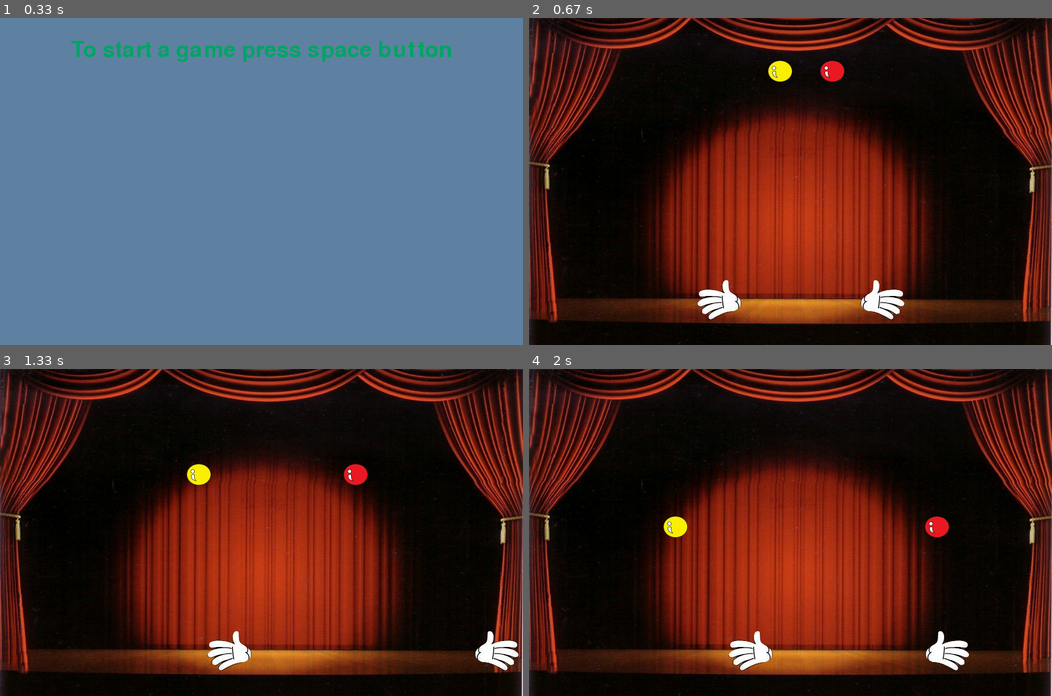
Above: before the commit, frames 1-4 (two rows, left to right).
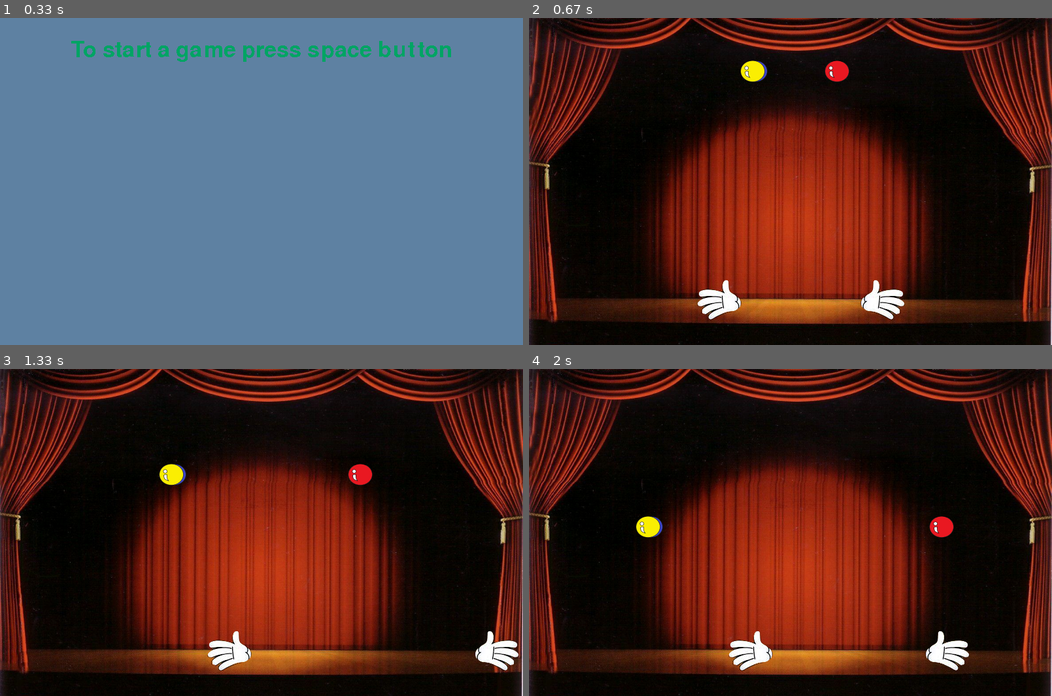
Above: after the commit, the same moments.

Repository: finziamit/PyGame
Game: pygame game, started from 2nd game/Juggle.py
Same seed, same stepped clock (60 frames per second), same inputs: the game is played once before the commit and once after it.
Inputs:
- Up to frame 1 (0.33 s): no input
- Up to frame 2 (0.67 s): tap Space at 0.33 s
- Up to frame 3 (1.33 s): hold Right 0.67-1.13 s; hold Right from 1.17 s (still down); hold D from 1.17 s (still down)
- Up to frame 4 (2 s): release Right at 1.63 s; release D at 1.63 s; hold Left from 1.67 s (still down); hold A from 1.67 s (still down)

Frame 1 is identical in both runs. In frame 2, 0.7% of the frame differs, in the area x 40-62%, y 13-20%; in frame 3, 0.7%; in frame 4, 0.7%, in the area x 20-82%, y 45-52%.

Commit message:
Adjust balls initial point

Diff:
--- a/2nd game/Juggle.py
+++ b/2nd game/Juggle.py
@@ -29,7 +29,7 @@
     def __init__(self, path):
         self.__surface = image.load(path)
         self.__surface = transform.smoothscale(self.__surface.convert_alpha(), (50,50))
-        self.__rect = self.__surface.get_rect(midleft=(400,40))
+        self.__rect = self.__surface.get_rect(midleft=(0,0))
         self.__ball_gravity = 0
         self.__direction = choice([-1, 1])
         self.__first_touch = True
@@ -162,7 +162,8 @@
                         left_hand.rect.x = 250
                         for ball in balls:
                             ball.first_touch = True
-                            ball.rect.midleft=(400,40)
+                            start_point = (choice(range(350,450)), 40)
+                            ball.rect.midleft=start_point #(400,40)
                             ball.ball_gravity = 0
                             ball.direction = choice([-1, 1])
                             ball.speed = 1
